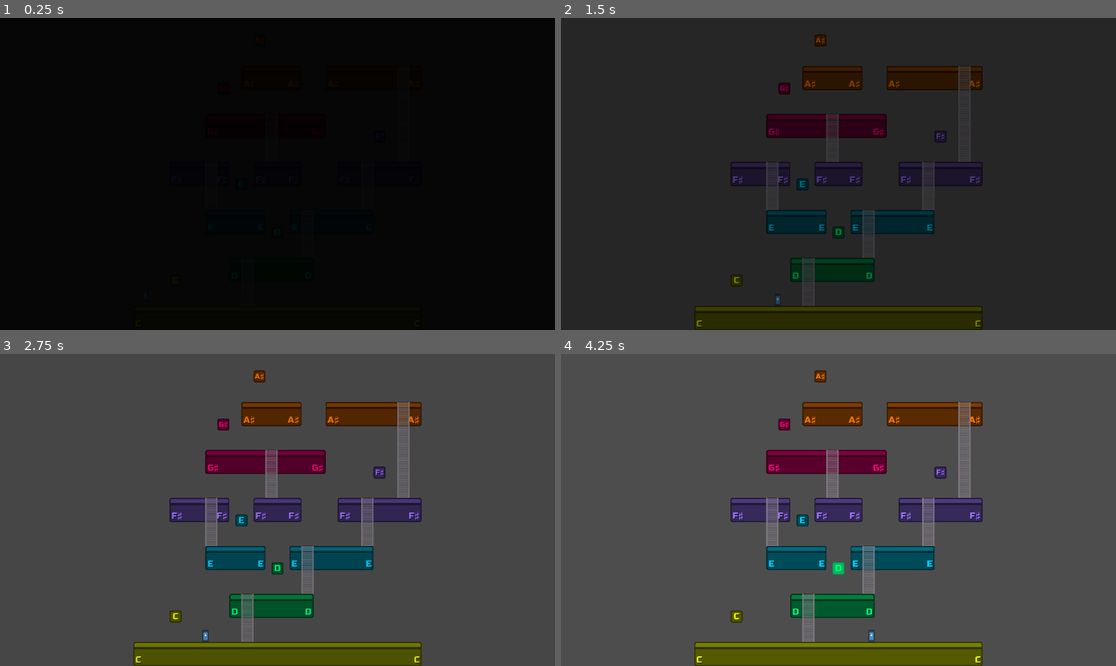
Above: before the commit, frames 1-4 (two rows, left to right).
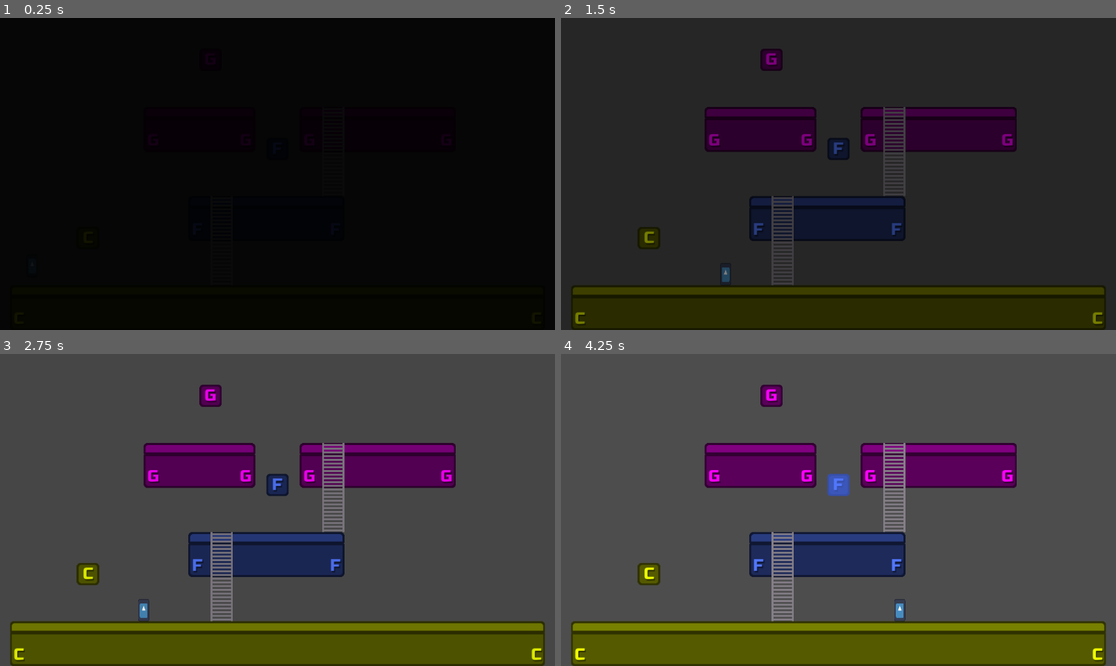
Above: after the commit, the same moments.

Repository: nicom7/game-off-2023
Game: Godot game, scene res://levels/world_a.tscn
Two runs of this game, one before a commit and one after it. Both use one fixed random seed, a clock stepped at 60 frames per second and the inputs below. This scene is started directly instead of the project's main scene. The engine's default icon, where the game draws it, is replaced by a stand-in: a white triangle on a blue panel in a dark square.
Inputs:
- Up to frame 1 (0.25 s): no input
- Up to frame 2 (1.5 s): tap Enter at 0.5 s; hold Right (ui_right) from 0.53 s (still down)
- Up to frame 3 (2.75 s): release Right (ui_right) at 2.03 s; hold Left (ui_left) from 2.03 s (still down)
- Up to frame 4 (4.25 s): release Left (ui_left) at 2.78 s; hold Right (ui_right) from 2.78 s (still down)

The runs differ from the first frame. In frame 2, 25% of the frame differs, in the area x 1-99%, y 5-100%; in frame 3, 31%; in frame 4, 32%.

Commit message:
More scales
- Triads and tetrads

Diff:
--- /dev/null
+++ b/levels/scales/blues_major_pentatonic.tres
@@ -0,0 +1,9 @@
+[gd_resource type="Resource" script_class="ScaleInfo" load_steps=2 format=3 uid="uid://cq2qo3vej37in"]
+
+[ext_resource type="Script" path="res://levels/scale_info.gd" id="1_6qk7e"]
+
+[resource]
+script = ExtResource("1_6qk7e")
+tonic = 3
+degrees = Array[int]([0, 2, 5, 7, 9])
+notes = Array[int]([])
--- /dev/null
+++ b/levels/scales/blues_minor_pentatonic.tres
@@ -0,0 +1,9 @@
+[gd_resource type="Resource" script_class="ScaleInfo" load_steps=2 format=3 uid="uid://d0e8ayq7wdlpg"]
+
+[ext_resource type="Script" path="res://levels/scale_info.gd" id="1_5cp5s"]
+
+[resource]
+script = ExtResource("1_5cp5s")
+tonic = 3
+degrees = Array[int]([0, 3, 5, 8, 10])
+notes = Array[int]([])
--- /dev/null
+++ b/levels/scales/p1_maj3_a5.tres
@@ -0,0 +1,9 @@
+[gd_resource type="Resource" script_class="ScaleInfo" load_steps=2 format=3 uid="uid://buacs7hpjk5e2"]
+
+[ext_resource type="Script" path="res://levels/scale_info.gd" id="1_ypon2"]
+
+[resource]
+script = ExtResource("1_ypon2")
+tonic = 3
+degrees = Array[int]([0, 4, 8])
+notes = Array[int]([])
--- /dev/null
+++ b/levels/scales/p1_maj3_p5_min7.tres
@@ -0,0 +1,9 @@
+[gd_resource type="Resource" script_class="ScaleInfo" load_steps=2 format=3 uid="uid://rf5gd0meqkab"]
+
+[ext_resource type="Script" path="res://levels/scale_info.gd" id="1_j60i4"]
+
+[resource]
+script = ExtResource("1_j60i4")
+tonic = 3
+degrees = Array[int]([0, 4, 7, 10])
+notes = Array[int]([])
--- /dev/null
+++ b/levels/scales/p1_min3_d5.tres
@@ -0,0 +1,9 @@
+[gd_resource type="Resource" script_class="ScaleInfo" load_steps=2 format=3 uid="uid://cidl727rgfdsl"]
+
+[ext_resource type="Script" path="res://levels/scale_info.gd" id="1_4kyca"]
+
+[resource]
+script = ExtResource("1_4kyca")
+tonic = 3
+degrees = Array[int]([0, 3, 6])
+notes = Array[int]([])
--- /dev/null
+++ b/levels/scales/p1_min3_p5_maj6.tres
@@ -0,0 +1,9 @@
+[gd_resource type="Resource" script_class="ScaleInfo" load_steps=2 format=3 uid="uid://dh5i8exu0dmab"]
+
+[ext_resource type="Script" path="res://levels/scale_info.gd" id="1_3u6um"]
+
+[resource]
+script = ExtResource("1_3u6um")
+tonic = 3
+degrees = Array[int]([0, 3, 7, 9])
+notes = Array[int]([])
--- /dev/null
+++ b/levels/scales/p1_min3_p5_maj7.tres
@@ -0,0 +1,9 @@
+[gd_resource type="Resource" script_class="ScaleInfo" load_steps=2 format=3 uid="uid://cjogetx8e1p1w"]
+
+[ext_resource type="Script" path="res://levels/scale_info.gd" id="1_57w5n"]
+
+[resource]
+script = ExtResource("1_57w5n")
+tonic = 3
+degrees = Array[int]([0, 3, 7, 11])
+notes = Array[int]([])
--- /dev/null
+++ b/levels/scales/p1_min3_p5_min7.tres
@@ -0,0 +1,9 @@
+[gd_resource type="Resource" script_class="ScaleInfo" load_steps=2 format=3 uid="uid://cwmgqw18imuj5"]
+
+[ext_resource type="Script" path="res://levels/scale_info.gd" id="1_vvnlr"]
+
+[resource]
+script = ExtResource("1_vvnlr")
+tonic = 3
+degrees = Array[int]([0, 3, 7, 10])
+notes = Array[int]([])
--- /dev/null
+++ b/levels/scales/suspended_pentatonic.tres
@@ -0,0 +1,9 @@
+[gd_resource type="Resource" script_class="ScaleInfo" load_steps=2 format=3 uid="uid://dfnu6855bf140"]
+
+[ext_resource type="Script" path="res://levels/scale_info.gd" id="1_dhyd1"]
+
+[resource]
+script = ExtResource("1_dhyd1")
+tonic = 3
+degrees = Array[int]([0, 2, 5, 7, 10])
+notes = Array[int]([])
--- a/levels/world_a.tscn
+++ b/levels/world_a.tscn
@@ -411,6 +411,7 @@
 [node name="RandomLevelGenerator" type="Node" parent="." index="10"]
 script = ExtResource("5_0k853")
 note_count_min = 3
+note_count_max = 4
 random_tonic = false
 
 [editable path="Environment/Stages/Stage0/PlatformSet"]
Renamed: levels/scales/root_2nd_5th.tres -> levels/scales/p1_maj2_p5.tres
Renamed: levels/scales/root_3rd_5th.tres -> levels/scales/p1_maj3_p5.tres
Renamed: levels/scales/root_3rd_5th_6th.tres -> levels/scales/p1_maj3_p5_maj6.tres
Renamed: levels/scales/root_3rd_5th_7th.tres -> levels/scales/p1_maj3_p5_maj7.tres
Renamed: levels/scales/root_b3rd_5th.tres -> levels/scales/p1_min3_p5.tres
Renamed: levels/scales/root_4th_5th.tres -> levels/scales/p1_p4_p5.tres
Not shown: 1 places in levels/scales/p1_p5.tres that only renumber resources
